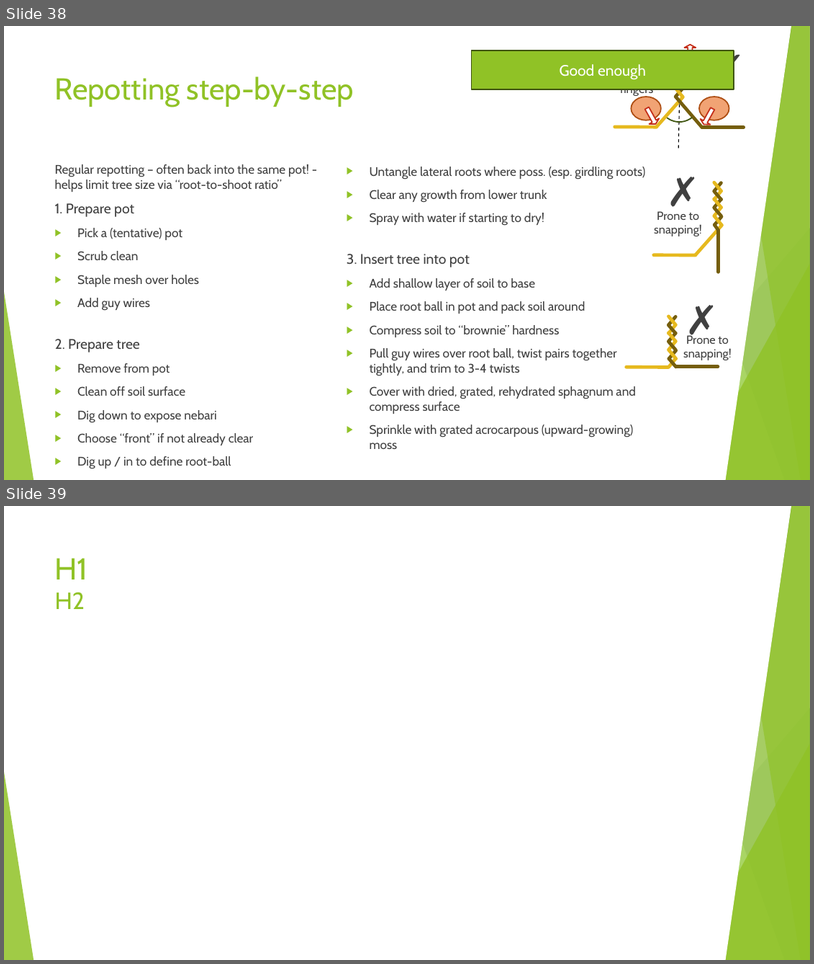
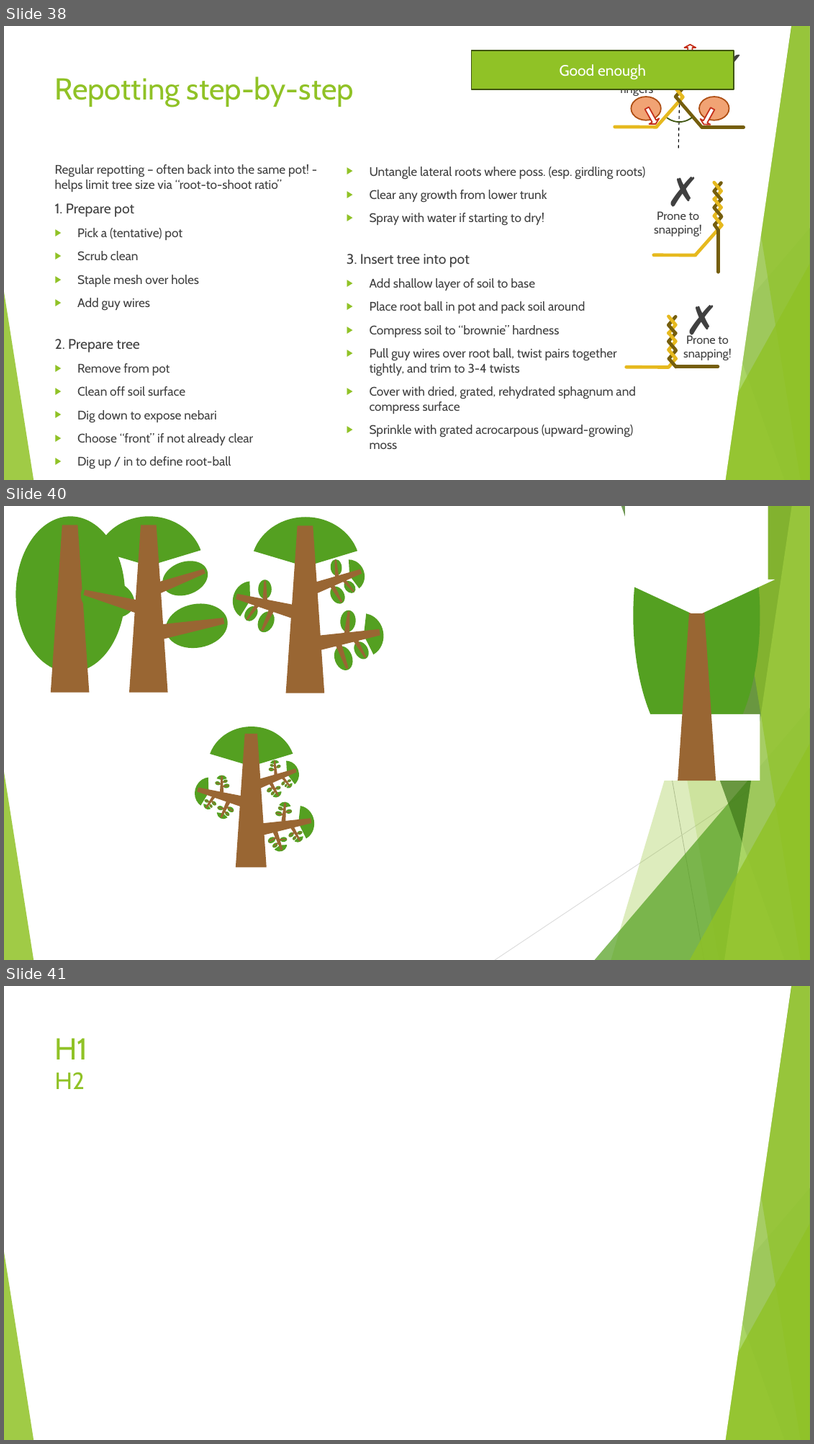
Before and after one commit to AlexLabram/Bonsai, a slide deck: Courseware/Bonsai On A Budget (running).pptx. Shown one above the other, each under a label of ours: slides 38 and 39 before the commit, slides 38, 40 and 41 after it; the slides between them are not shown. The pictures are 814x964 and 814x1444 pixels, drawn with LibreOffice and Linux fonts; fonts in the diff are those of the drawing. Boxes give left, top, right and bottom in pixels: in the first picture for what was removed or moved away, otherwise in the second. Text is boxed around its words. In the diff, an @@ line names an element or a change of style, - is before the commit and + after.

```diff
--- a/Courseware/Bonsai On A Budget (running).pptx
+++ b/Courseware/Bonsai On A Budget (running).pptx
@@ slide 40 added at (4,506,810,960), background #FFFFFF; not listed: 10 template elements that a slide beside it also shows @@
@@ ellipse added at (16,516,126,672), fill #54A021 @@
@@ trapezoid added at (51,525,89,692), fill #996633 @@
@@ group added at (619,506,775,780): 2 rectangles, 2 trapezoids, 1 ellipse @@
@@ group added at (77,516,232,692): 4 trapezoids, 3 ellipses, 1 pie slice (boxed as its full ellipse) @@
@@ group added at (229,517,387,693): 13 trapezoids, 9 ellipses, 4 pie slice (boxed as its full ellipse)s @@
@@ group added at (191,726,317,867): 40 trapezoids, 27 ellipses, 13 pie slice (boxed as its full ellipse)s @@
@@ what was slide 39 is now slide 41 @@
```
Also in this commit, not shown: 3 slides changed, 1 other slide added.
